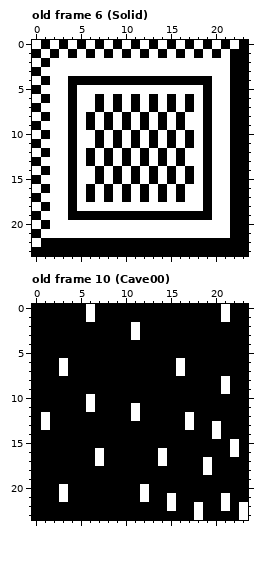
Pixel-art file, stored at res/images/tileset.ase. The first picture shows the starting point.
24x24 pixels, 16 frames. Shown: old frame 6 (Solid), old frame 10 (Cave00). The commit also changed other frames, which this record leaves out.
The same view after the edit:
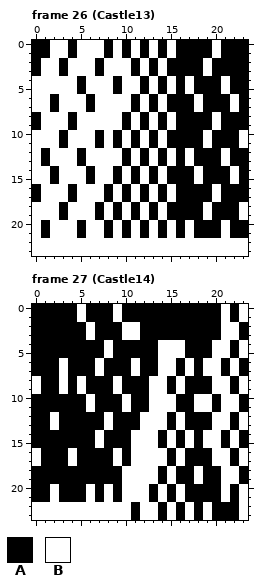
Palette (. is transparent): A #000000  B #ffffff
A new or re-ordered frame is compared with the old frame closest to it.
Difference:
frames 16 -> 52
--- frame 26 (Castle13) is new; against old frame 6 (Solid), layer "Layer 2"
@@ x 0..23 @@
- 0 BABABABABABABABABABABABA
- 1 ABABABABABABABABABABABAA
- 2 BABBBBBBBBBBBBBBBBBBBBAA
- 3 ABBBBBBBBBBBBBBBBBBBBBAA
- 4 BABBAAAAAAAAAAAAAAAABBAA
- 5 ABBBABBBBBBBBBBBBBBABBAA
- 6 BABBABBABABABABABABABBAA
- 7 ABBBABBABABABABABABABBAA
- 8 BABBABABABABABABABBABBAA
- 9 ABBBABABABABABABABBABBAA
-10 BABBABBABABABABABABABBAA
-11 ABBBABBABABABABABABABBAA
-12 BABBABABABABABABABBABBAA
-13 ABBBABABABABABABABBABBAA
-14 BABBABBABABABABABABABBAA
-15 ABBBABBABABABABABABABBAA
-16 BABBABABABABABABABBABBAA
-17 ABBBABABABABABABABBABBAA
-18 BABBABBBBBBBBBBBBBBABBAA
-19 ABBBAAAAAAAAAAAAAAAABBAA
-20 BABBBBBBBBBBBBBBBBBBBBAA
-21 ABBBBBBBBBBBBBBBBBBBBBAA
-22 BAAAAAAAAAAAAAAAAAAAAAAA
-23 AAAAAAAAAAAAAAAAAAAAAAAA
+ 0 AABBABBBABABABABAAAABAAA
+ 1 AABBABBBABABABABAAAABAAA
+ 2 ABBABBBABBBABABAAAABAAAA
+ 3 ABBABBBABBBABABAAAABAAAA
+ 4 BBBBBABBBABBABABABAAABAA
+ 5 BBBBBABBBABBABABABAAABAA
+ 6 BBABBBABBBBABABAAABAAABA
+ 7 BBABBBABBBBABABAAABAAABA
+ 8 ABBBABBBBBABABABAAAABAAA
+ 9 ABBBABBBBBABABABAAAABAAA
+10 BBBABBBABABABABAAAABAAAB
+11 BBBABBBABABABABAAAABAAAB
+12 BABBBABBBBABABABABAAABAA
+13 BABBBABBBBABABABABAAABAA
+14 BBABBBABBABABABAAABAAABA
+15 BBABBBABBABABABAAABAAABA
+16 ABBBABBBABABABABAAAABAAA
+17 ABBBABBBABABABABAAAABAAA
+18 BBBABBBABABABABAAAABAAAB
+19 BBBABBBABABABABAAAABAAAB
+20 BABBBABBABABABABABAAABAA
+21 BABBBABBABABABABABAAABAA
+22 BBBBBBBBBBBBBBBBBBBBBBBB
+23 BBBBBBBBBBBBBBBBBBBBBBBB
--- frame 27 (Castle14) is new; against old frame 10 (Cave00), layer "Layer 2"
@@ x 0..23 @@
- 0 AAAAAABAAAAAAAAAAAAAABAA
- 1 AAAAAABAAAAAAAAAAAAAABAA
- 2 AAAAAAAAAAABAAAAAAAAAAAA
- 3 AAAAAAAAAAABAAAAAAAAAAAA
- 4 AAAAAAAAAAAAAAAAAAAAAAAA
- 5 AAAAAAAAAAAAAAAAAAAAAAAA
- 6 AAABAAAAAAAAAAAABAAAAAAA
- 7 AAABAAAAAAAAAAAABAAAAAAA
- 8 AAAAAAAAAAAAAAAAAAAAABAA
- 9 AAAAAAAAAAAAAAAAAAAAABAA
-10 AAAAAABAAAAAAAAAAAAAAAAA
-11 AAAAAABAAAABAAAAAAAAAAAA
-12 ABAAAAAAAAABAAAAABAAAAAA
-13 ABAAAAAAAAAAAAAAABAABAAA
-14 AAAAAAAAAAAAAAAAAAAABAAA
-15 AAAAAAAAAAAAAAAAAAAAAABA
-16 AAAAAAABAAAAAABAAAAAAABA
-17 AAAAAAABAAAAAABAAAABAAAA
-18 AAAAAAAAAAAAAAAAAAABAAAA
-19 AAAAAAAAAAAAAAAAAAAAAAAA
-20 AAABAAAAAAAABAAAAAAAAAAA
-21 AAABAAAAAAAABAABAAAAABAA
-22 AAAAAAAAAAAAAAABAABAABAB
-23 AAAAAAAAAAAAAAAAAABAAAAB
+ 0 AAAAABAAABAAAAAAAAAAABAB
+ 1 AAAAABAAABAAAAAAAAAAABAB
+ 2 AAAAAABAAABBAAAAAAAAABBA
+ 3 AAAAAABAAABBAAAAAAAAABBA
+ 4 AAAAAAAABAAAAABBBAAABBAB
+ 5 AAAAAAAABAAAAABBBAAABBAB
+ 6 AAABAAABAAABAABBABABBABA
+ 7 AAABAAABAAABAABBABABBABA
+ 8 BAABABAAABAAABBABAAABBAB
+ 9 BAABABAAABAAABBABAAABBAB
+10 AAAAAABAAABAABBBAABBABBA
+11 AAAAAABAAABAABBBAABBABBA
+12 AABAAAAABAAABBBABAAABBAB
+13 AABAAAAABAAABBBABAAABBAB
+14 AAAAAAABAAABBBABABABBABA
+15 AAAAAAABAAABBBABABABBABA
+16 BAAABAAAABABBBBABAAABBAB
+17 BAAABAAAABABBBBABAAABBAB
+18 AAAAAAAAAABBBBABAABAABBA
+19 AAAAAAAAAABBBBABAABAABBA
+20 AABAAABABABBBABABAAAABAB
+21 AABAAABABABBBABABAAAABAB
+22 BBBBBBBBBBBABBABABABAAAB
+23 BBBBBBBBBBBABBABABABAAAB
Boxes around the changes in both pictures, in picture pixels (x1, y1, x2, y2):
changed: (32, 40, 248, 256)
changed: (32, 304, 248, 520)
